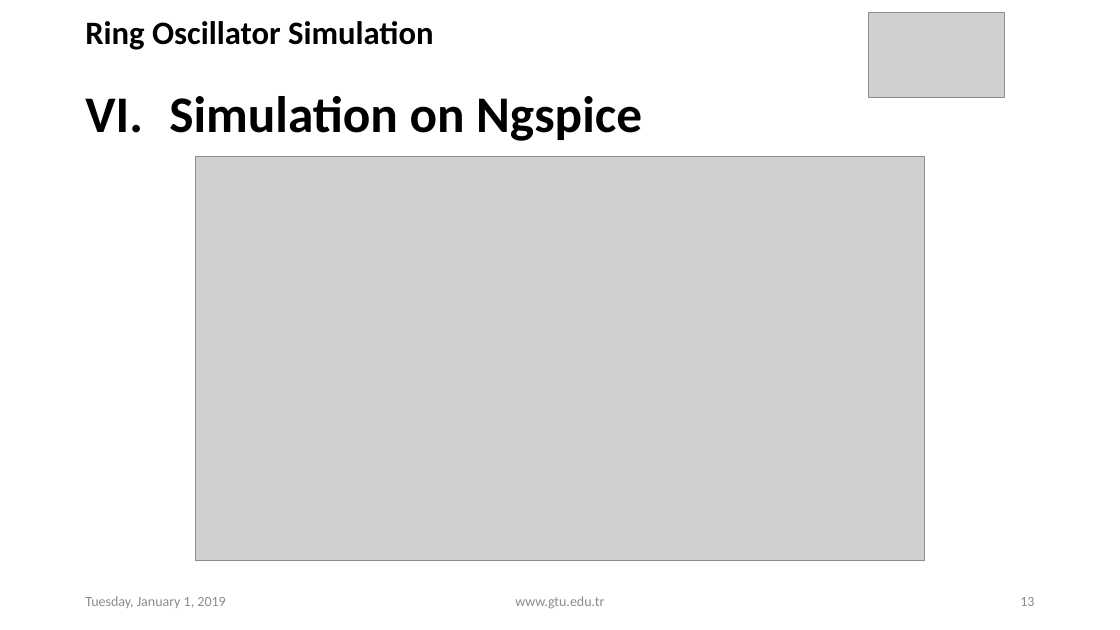
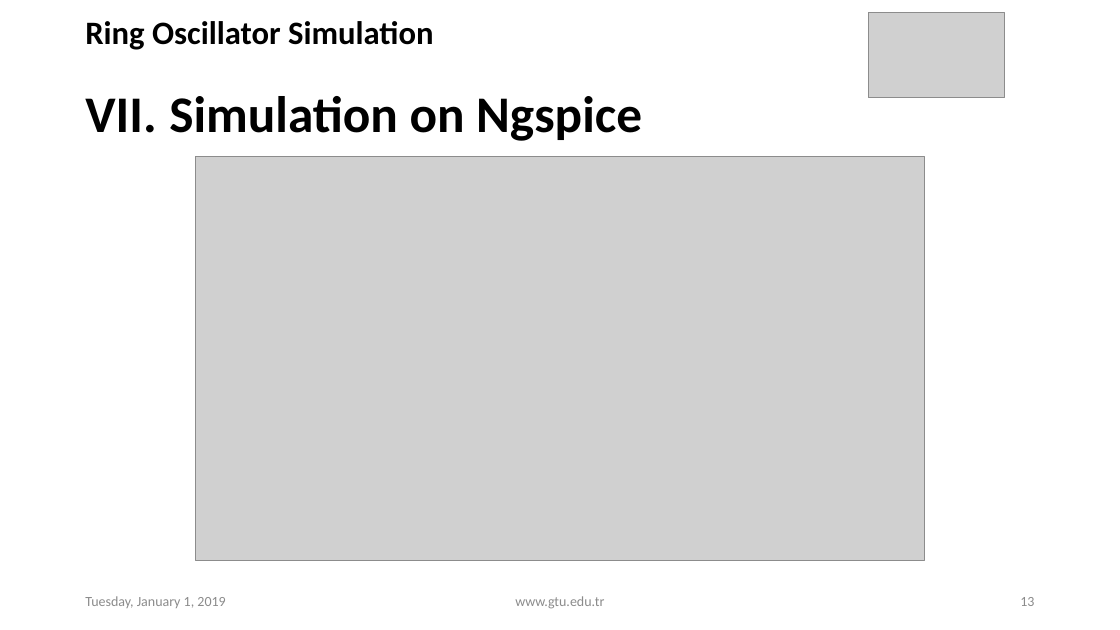
Before and after one commit to ondergormez/RingOscillatorSimulation, a slide deck: slide 13 of RingOscillator/Presentation/RingOscillatorSimulation.pptx. Drawn at 1120x630 pixels with LibreOffice and Linux fonts; fonts in the diff are those of the drawing; grey boxes stand for pictures. Boxes give left, top, right and bottom in pixels: in the first picture for what was removed or moved away, otherwise in the second. Text is boxed around its words. In the diff, an @@ line names an element or a change of style, - is before the commit and + after.

```diff
--- a/RingOscillator/Presentation/RingOscillatorSimulation.pptx
+++ b/RingOscillator/Presentation/RingOscillatorSimulation.pptx
@@ text at (x1=85, y1=96, x2=642, y2=141): text changed @@
-VI. Simulation on Ngspice
+VII. Simulation on Ngspice
```
Also in this commit, not shown: 2 other slides changed, 1 other file.
